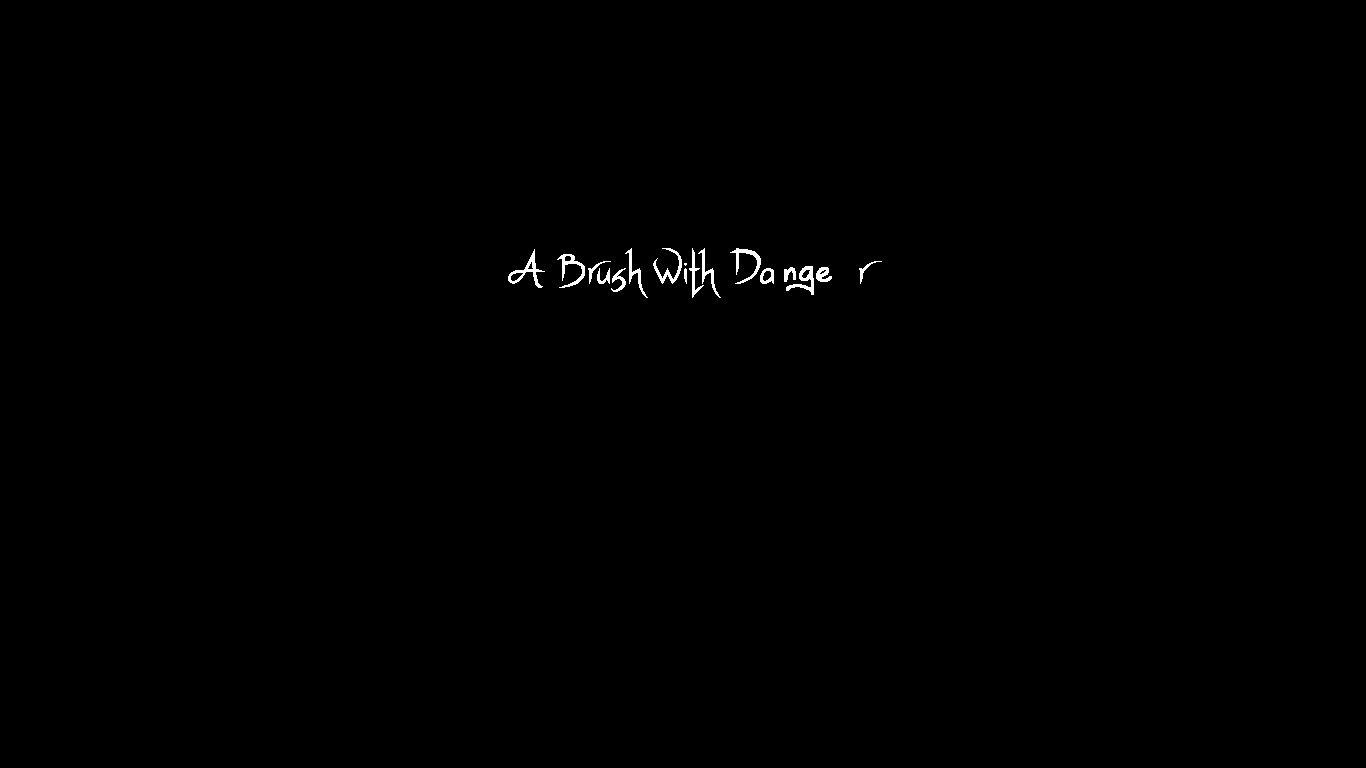
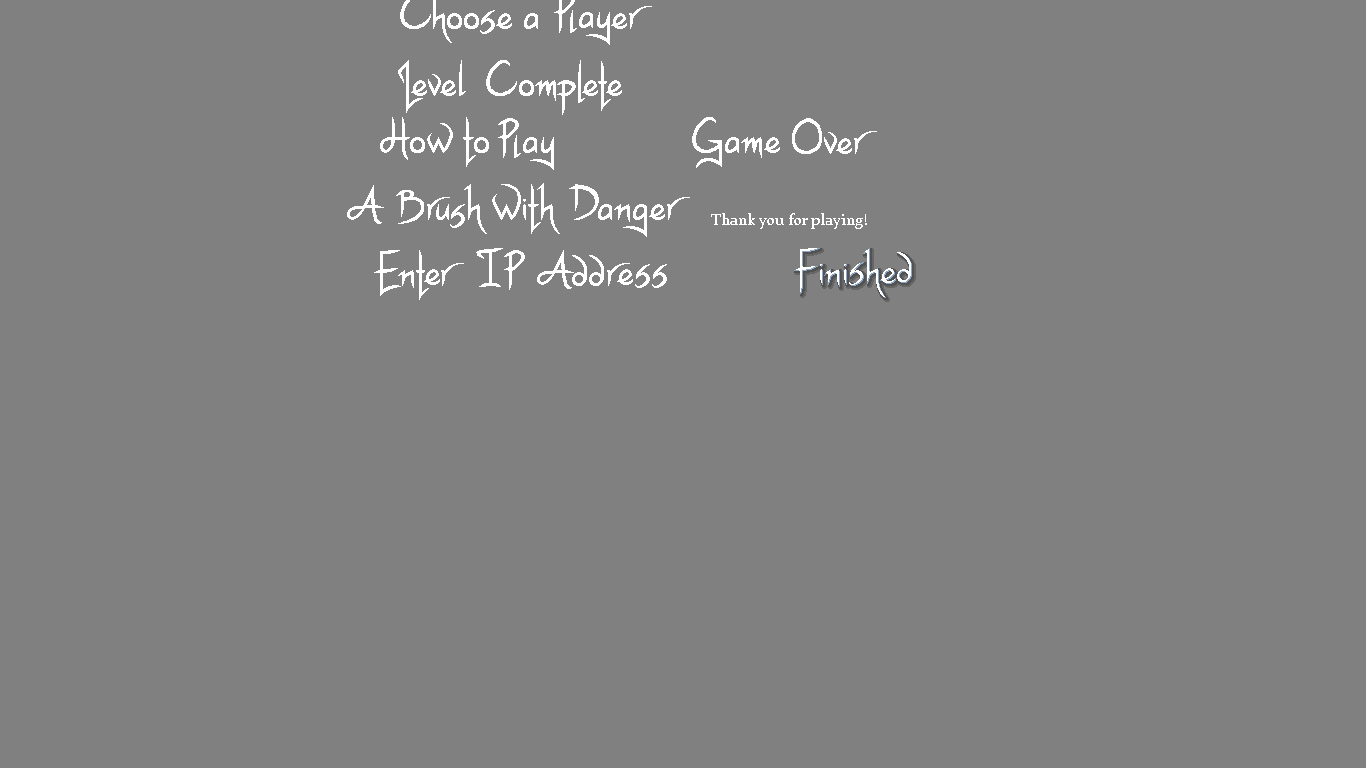
Layers edited between the first and the second (1366, 768) image:
added layer "Thank you for playing!" above "Layer 11" over left=711, top=213, right=867, bottom=229
moved "Layer 6" into group "Group 1", painted on it over left=512, top=247, right=882, bottom=301
added group "Colored TExt bits" with 15 layers above "old" over left=347, top=0, right=916, bottom=435
added layer "Layer 52" in group "Colored TExt bits" over left=794, top=248, right=916, bottom=302
added layer "Layer 38" in group "Colored TExt bits" over left=347, top=0, right=877, bottom=300
renamed "Layer 5" to "Background copy 2", painted on it over left=0, top=0, right=1366, bottom=768
